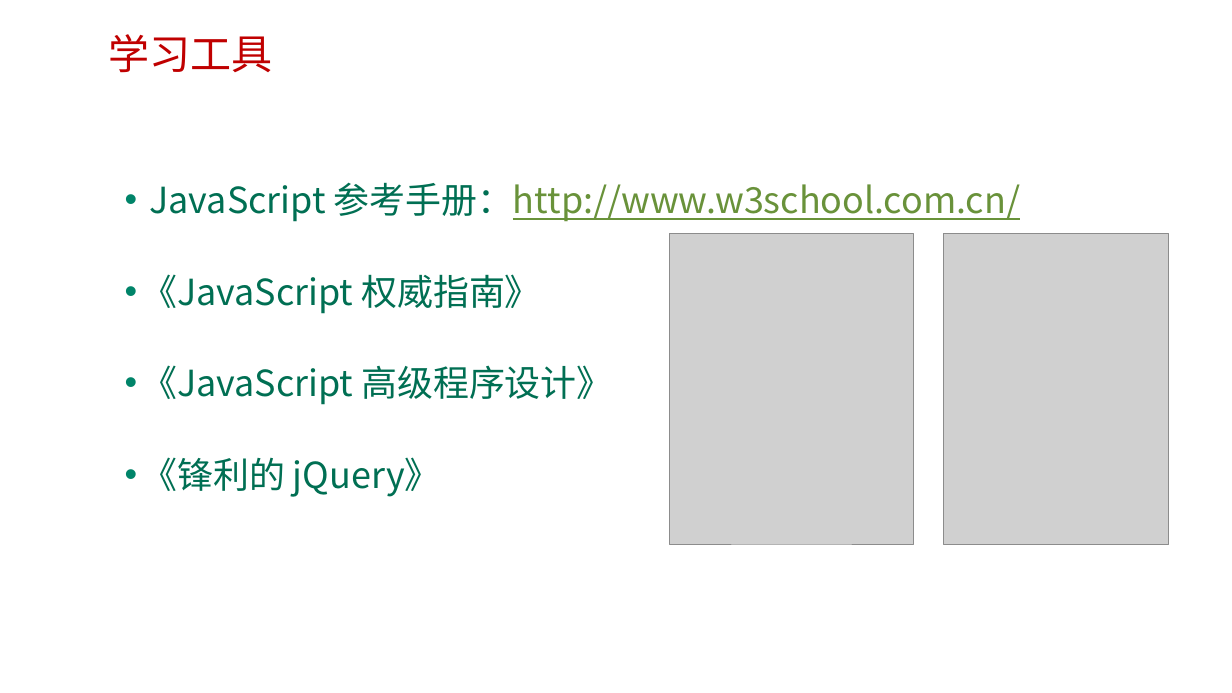
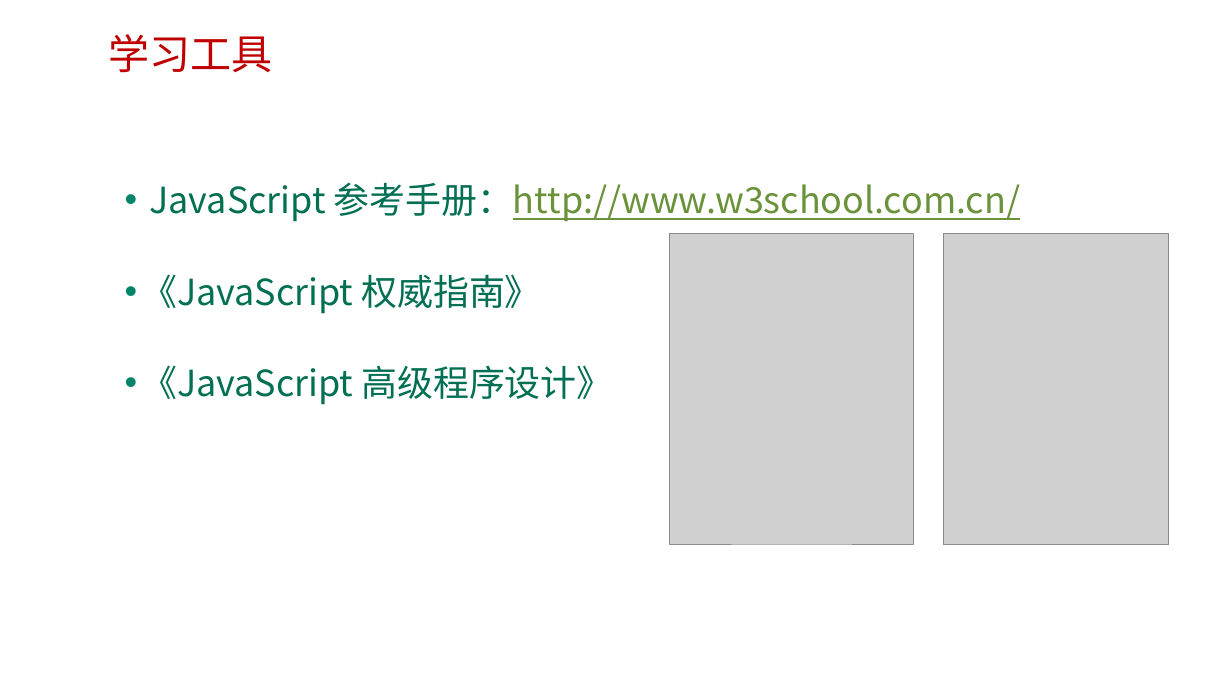
Before and after one commit to edu2act/course-web2, a slide deck: slide 29 of materials/slides/第一章 JavaScript概述.pptx. Drawn at 1232x693 pixels with LibreOffice and Linux fonts; fonts in the diff are those of the drawing; grey boxes stand for pictures; background and template pictures are left out. Boxes give left, top, right and bottom in pixels: in the first picture for what was removed or moved away, otherwise in the second. Text is boxed around its words. In the diff, an @@ line names an element or a change of style, - is before the commit and + after.

```diff
--- a/materials/slides/第一章 JavaScript概述.pptx
+++ b/materials/slides/第一章 JavaScript概述.pptx
@@ text at (x1=141, y1=457, x2=441, y2=497): paragraph removed @@
-• 《锋利的 jQuery》
```
Also in this commit, not shown: 10 other slides changed, 22 other files.
